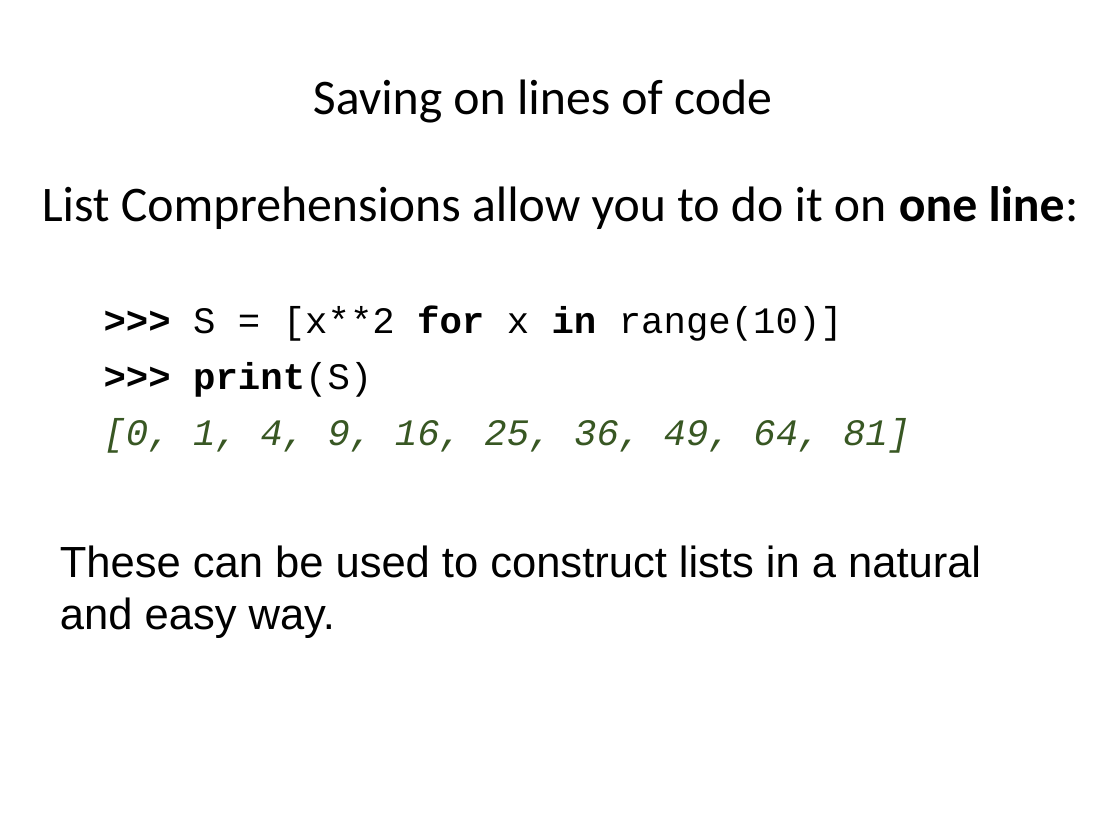
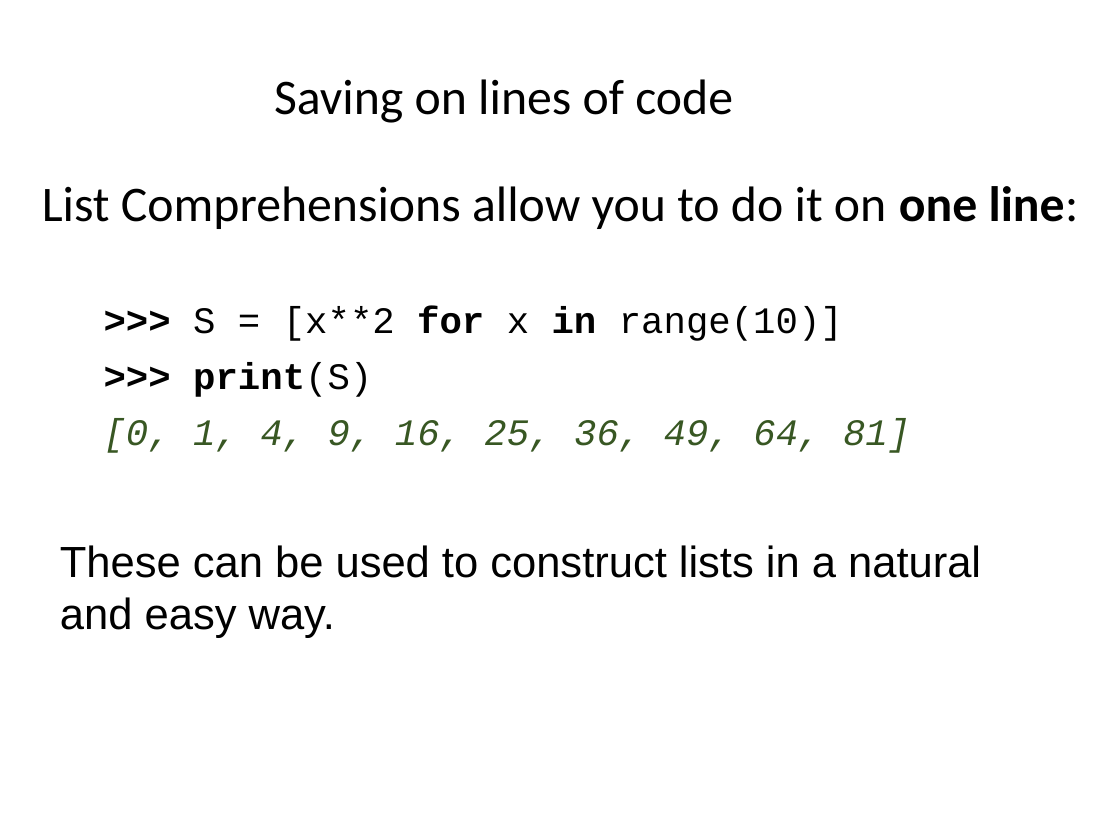
Before and after one commit to ncasuk/ncas-isc, a slide deck: slide 3 of python/presentations/learning_python/09_list_comprehensions.ppt. Drawn at 1120x840 pixels with LibreOffice and Linux fonts; fonts in the diff are those of the drawing; background and template pictures are left out. Boxes give left, top, right and bottom in pixels: in the first picture for what was removed or moved away, otherwise in the second. Text is boxed around its words. In the diff, an @@ line names an element or a change of style, - is before the commit and + after.

Commit message:
Updated title slides of first 10 learning_python presentations

```diff
--- a/python/presentations/learning_python/09_list_comprehensions.ppt
+++ b/python/presentations/learning_python/09_list_comprehensions.ppt
@@ title "Saving on lines of code": place and size @@
-title "Saving on lines of code" at box(313, 79, 772, 123)
+title "Saving on lines of code" at box(274, 79, 733, 123)
```
Also in this commit, not shown: 4 other slides changed, 9 other files.
